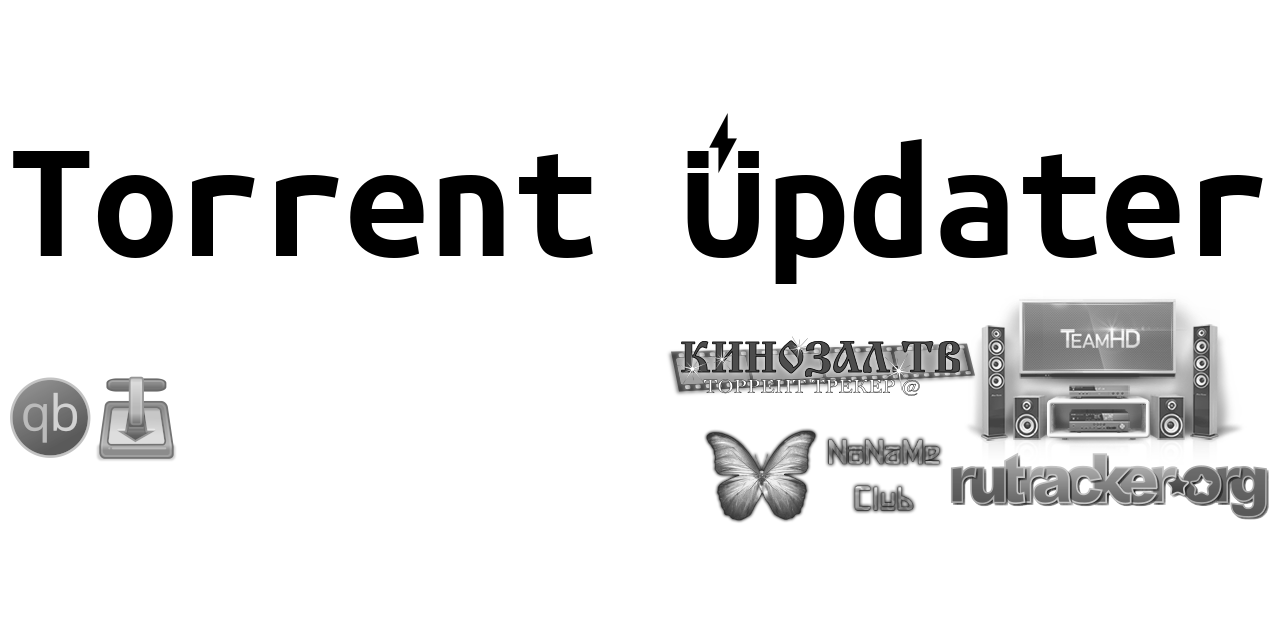
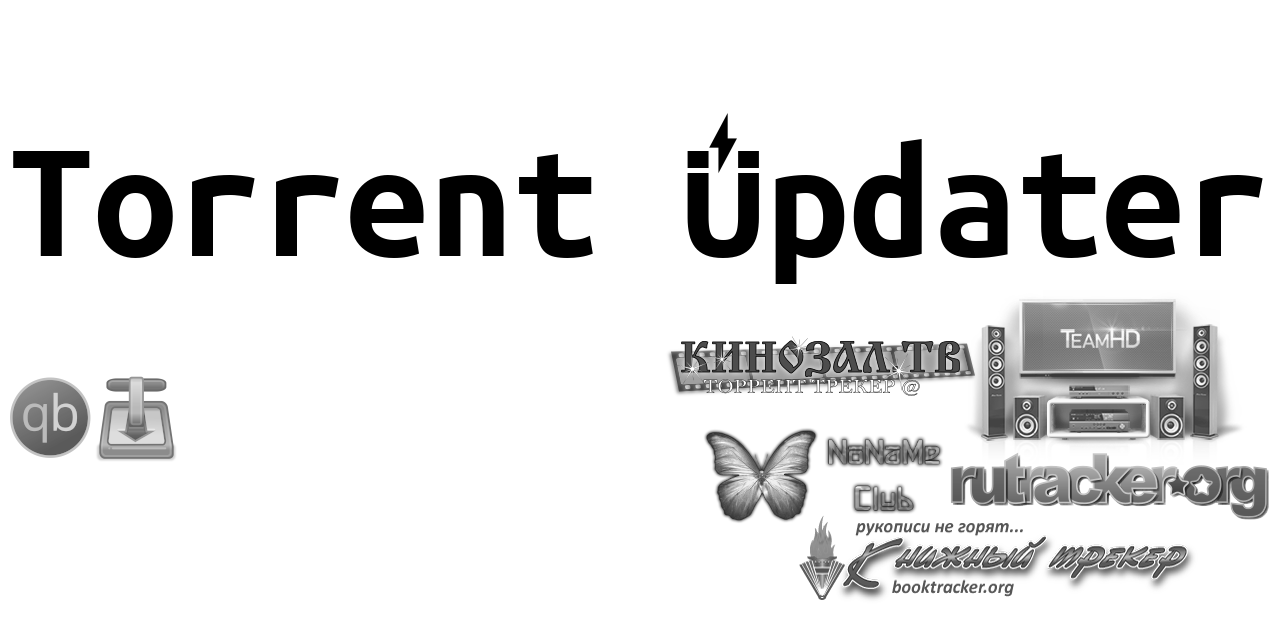
Layered file, before and after one edit (w=1280, h=640). Changes by layer:
added layer "booktracker" above "kinozal" over bbox(799, 515, 1196, 603)